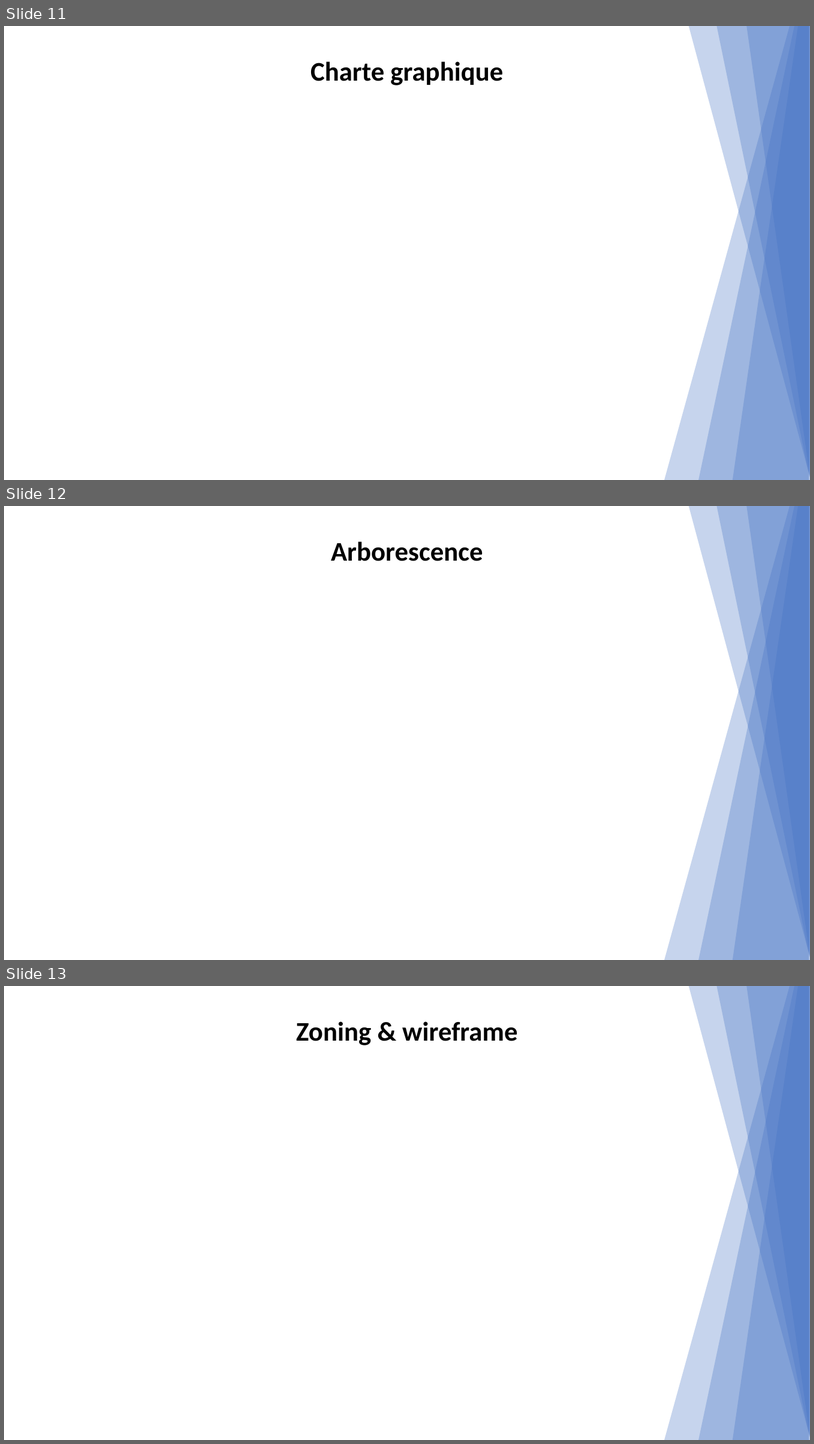
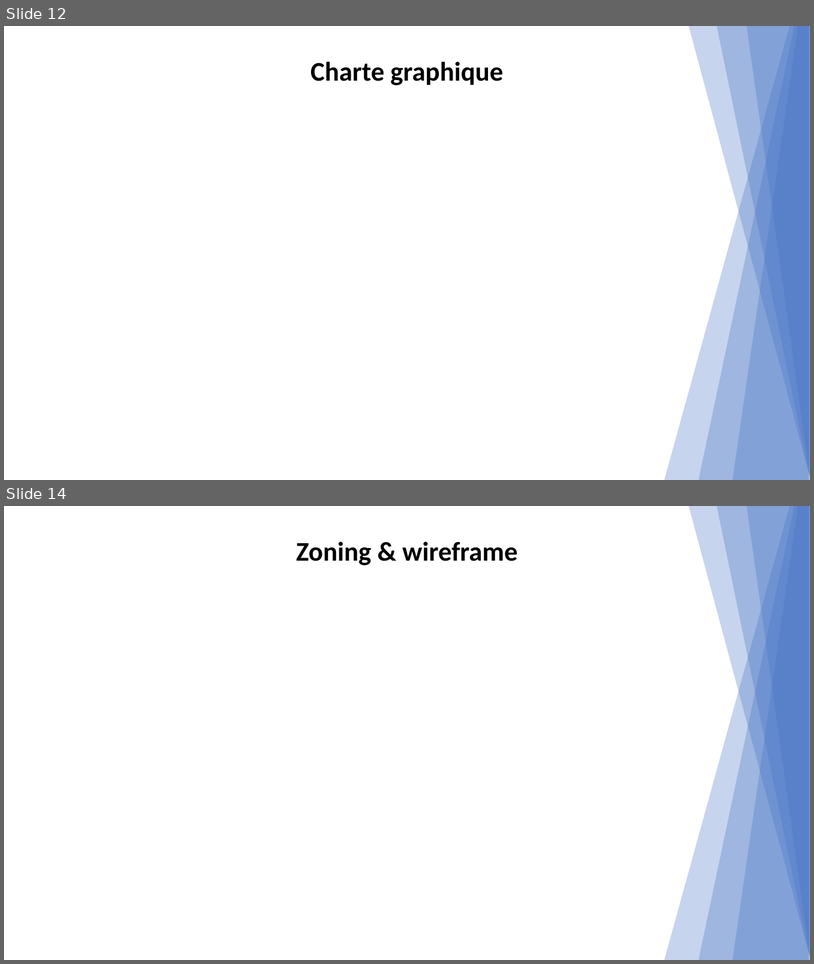
Before and after one commit to alphaweb-dijon/alphaweb, a slide deck: design/dossier-conception.pptx. Shown one above the other, each under a label of ours: slides 11, 12 and 13 before the commit, slides 12 and 14 after it; the slides between them are not shown. The pictures are 814x1444 and 814x964 pixels, drawn with LibreOffice and Linux fonts; fonts in the diff are those of the drawing. Boxes give left, top, right and bottom in pixels: in the first picture for what was removed or moved away, otherwise in the second. Text is boxed around its words. In the diff, an @@ line names an element or a change of style, - is before the commit and + after.

```diff
--- a/design/dossier-conception.pptx
+++ b/design/dossier-conception.pptx
@@ slide 12 removed at box(4, 506, 810, 960), background #FFFFFF @@
@@ right triangle removed at box(543, 506, 810, 960) @@
@@ right triangle removed at box(606, 506, 810, 960) @@
@@ right triangle removed at box(669, 506, 810, 957) @@
@@ right triangle removed at box(670, 506, 809, 960) @@
@@ right triangle removed at box(702, 506, 810, 957) @@
@@ right triangle removed at box(737, 506, 810, 957) @@
@@ text removed at box(331, 541, 483, 561) @@
-Arborescence
@@ what was slide 11 is now slide 12 @@
@@ what was slide 13 is now slide 14 @@
```
Also in this commit, not shown: 3 slides changed, 3 slides added, 1 other slide removed, 7 other files.
